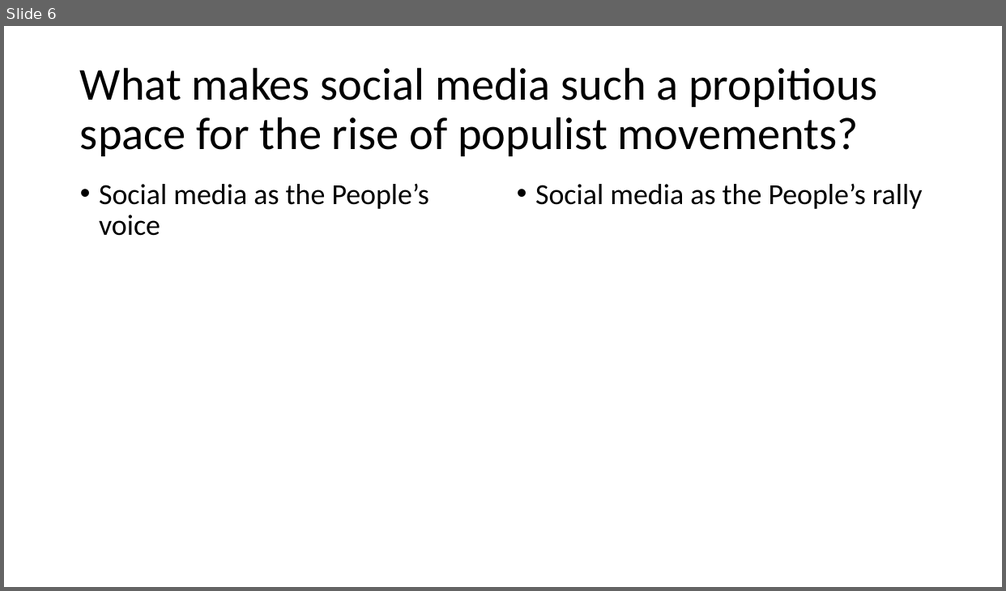
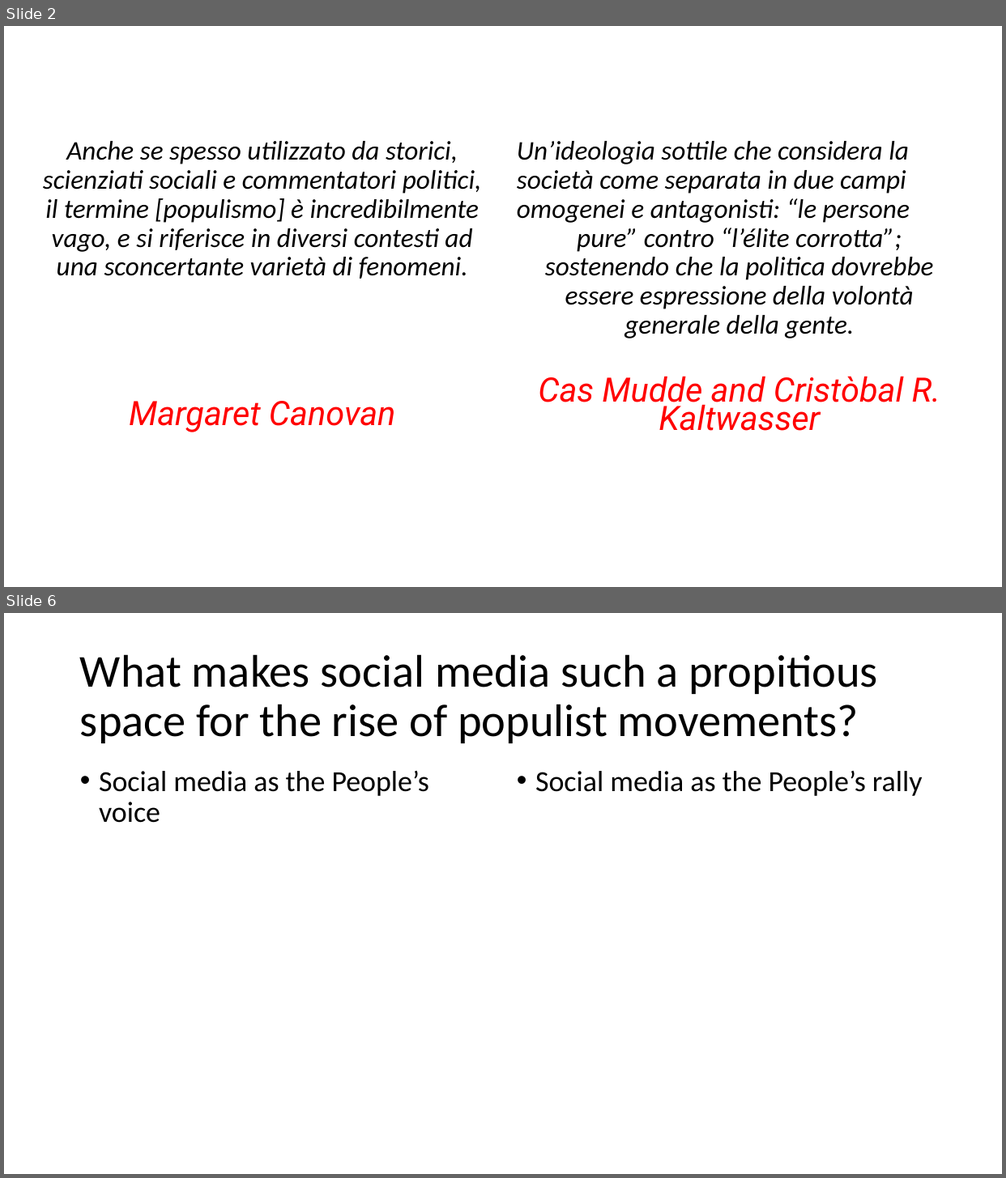
Before and after one commit to AleMelonss/programmation, a slide deck: PresentazionePOLDIG.pptx. Shown one above the other, each under a label of ours: slide 6 before the commit, slides 2 and 6 after it; the slides between them are not shown. The pictures are 1006x591 and 1006x1178 pixels, drawn with LibreOffice and Linux fonts; fonts in the diff are those of the drawing; background and template pictures are left out. Boxes give left, top, right and bottom in pixels: in the first picture for what was removed or moved away, otherwise in the second. Text is boxed around its words. In the diff, an @@ line names an element or a change of style, - is before the commit and + after.

```diff
--- a/PresentazionePOLDIG.pptx
+++ b/PresentazionePOLDIG.pptx
@@ slide 2 added at [4,26,1002,587], background picture (left out) @@
@@ text added at [43,141,482,433], 25.9 pt, text #000000, italic @@
+Anche se spesso utilizzato da storici, scienziati sociali e commentatori politici, il termine [populismo] è incredibilmente vago, e si riferisce in diversi contesti ad una sconcertante varietà di fenomeni.
+Margaret Canovan
@@ text added at [517,141,940,431], 25.9 pt, text #000000, italic @@
+Un’ideologia sottile che considera la società come separata in due campi omogenei e antagonisti: “le persone
+pure” contro “l’élite corrotta”; sostenendo che la politica dovrebbe essere espressione della volontà generale della gente.
+Cas Mudde and Cristòbal R. Kaltwasser
```
Also in this commit, not shown: 3 slides changed, 1 other slide added, 2 slides removed.
